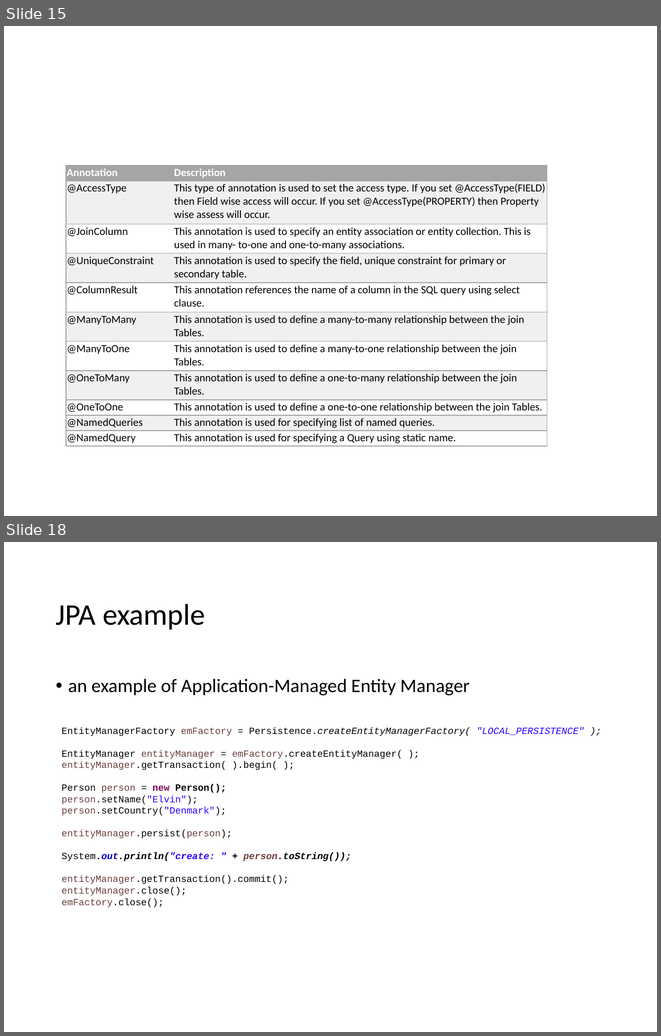
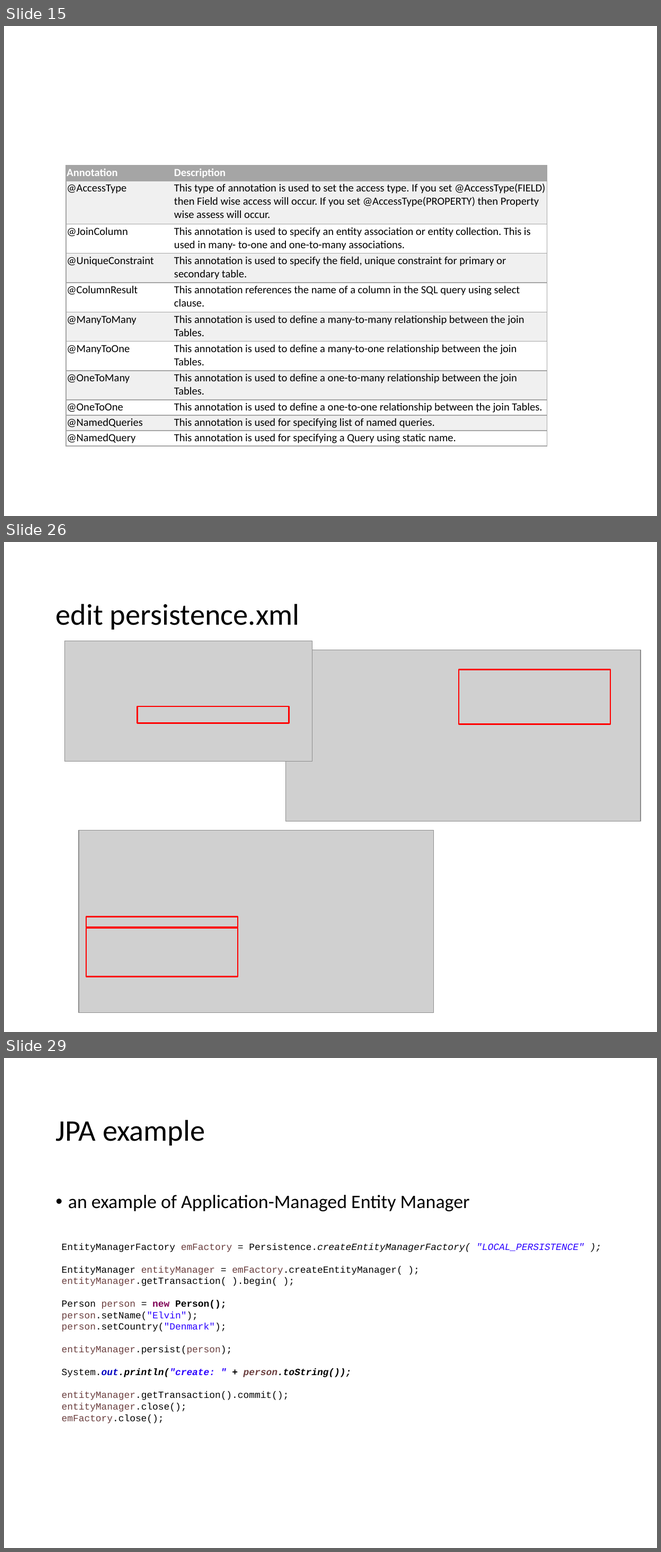
Before and after one commit to lawren43/mytest-repo, a slide deck: test-springmvc/doc/1.JPA Introduction.pptx. Shown one above the other, each under a label of ours: slides 15 and 18 before the commit, slides 15, 26 and 29 after it; the slides between them are not shown. The pictures are 661x1036 and 661x1552 pixels, drawn with LibreOffice and Linux fonts; fonts in the diff are those of the drawing; grey boxes stand for pictures. Boxes give left, top, right and bottom in pixels: in the first picture for what was removed or moved away, otherwise in the second. Text is boxed around its words. In the diff, an @@ line names an element or a change of style, - is before the commit and + after.

```diff
--- a/test-springmvc/doc/1.JPA Introduction.pptx
+++ b/test-springmvc/doc/1.JPA Introduction.pptx
@@ slide 26 added at [4, 542, 657, 1032], background #FFFFFF @@
@@ title added at [56, 603, 299, 629], 33 pt, text #000000 @@
+edit persistence.xml
@@ picture added at [65, 641, 312, 761] @@
@@ picture added at [285, 650, 640, 821] @@
@@ rectangle added at [458, 669, 610, 724], outline #FF0000 1.5 pt @@
@@ rectangle added at [137, 706, 289, 723], outline #FF0000 1.5 pt @@
@@ picture added at [79, 830, 434, 1012] @@
@@ rectangle added at [86, 916, 238, 927], outline #FF0000 1.5 pt @@
@@ rectangle added at [86, 928, 238, 977], outline #FF0000 1.5 pt @@
@@ what was slide 18 is now slide 29 @@
```
Also in this commit, not shown: 5 slides changed, 10 other slides added, 10 slides removed, 5 other files.
